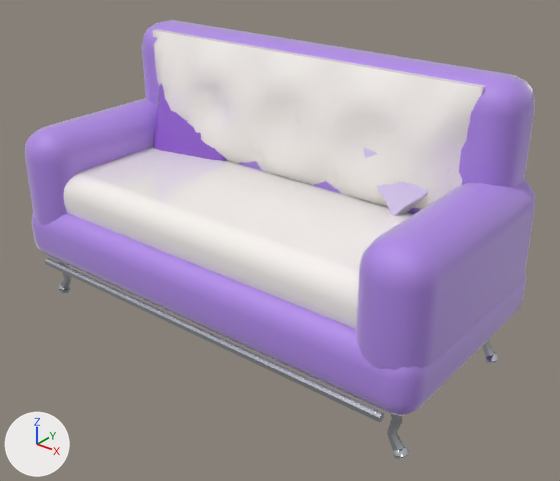
A saved change to the glTF model public/assets/interiors/salao/sofa_waiting_pearl.glb.
One viewpoint serves both versions: a 50 mm camera at (1.71, -2.02, 1.644) aimed at (0.096, -0.003, 0.393). The lights are fixed; the arrows at lower left show +X, +Y and +Z. The first picture is the older version.

The first picture shows 'sofa_waiting_pearl'.
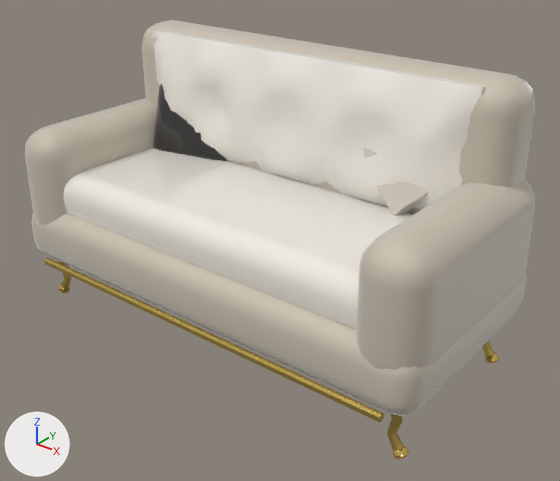
What differs and where, as boxes (x1, y1, x2, y2) in the pictures (560 x 481 px):
'sofa_waiting_pearl', recoloured: (25, 20, 536, 459) in both

The change, as a diff of the scene's bpy script:
```diff
--- a/public/assets/interiors/salao/sofa_waiting_pearl.glb.py
+++ b/public/assets/interiors/salao/sofa_waiting_pearl.glb.py
@@ mat_fabric_009 @@
 mat_fabric_009 = principled_material('fabric.009')
-mat_fabric_009.base_color = (0.434, 0.254, 0.807)  # purple #b08ae8
+mat_fabric_009.base_color = (0.584, 0.521, 0.423)  # light grey #c9bfae
 mat_fabric_009.roughness = 0.55
@@ mat_trim_009 @@
 mat_trim_009 = principled_material('trim.009')
-mat_trim_009.base_color = (0.768, 0.791, 0.855)  # white #e3e6ee
+mat_trim_009.base_color = (0.888, 0.624, 0.156)  # yellow #f2cf6e
 mat_trim_009.metallic = 1.0
@@ mat_accent2_009 @@
 mat_accent2_009 = principled_material('accent2.009')
-mat_accent2_009.base_color = (0.296, 0.12, 0.672)  # purple #9461d6
+mat_accent2_009.base_color = (0.0242, 0.0232, 0.0222)  # black #2b2a29
 mat_accent2_009.roughness = 0.08
@@ mat_soft_009 @@
 mat_soft_009 = principled_material('soft.009')
-mat_soft_009.base_color = (0.745, 0.631, 0.939)  # purple #e0d0f8
+mat_soft_009.base_color = (0.687, 0.624, 0.539)  # pale yellow #d8cfc2
 mat_soft_009.roughness = 0.1
```
